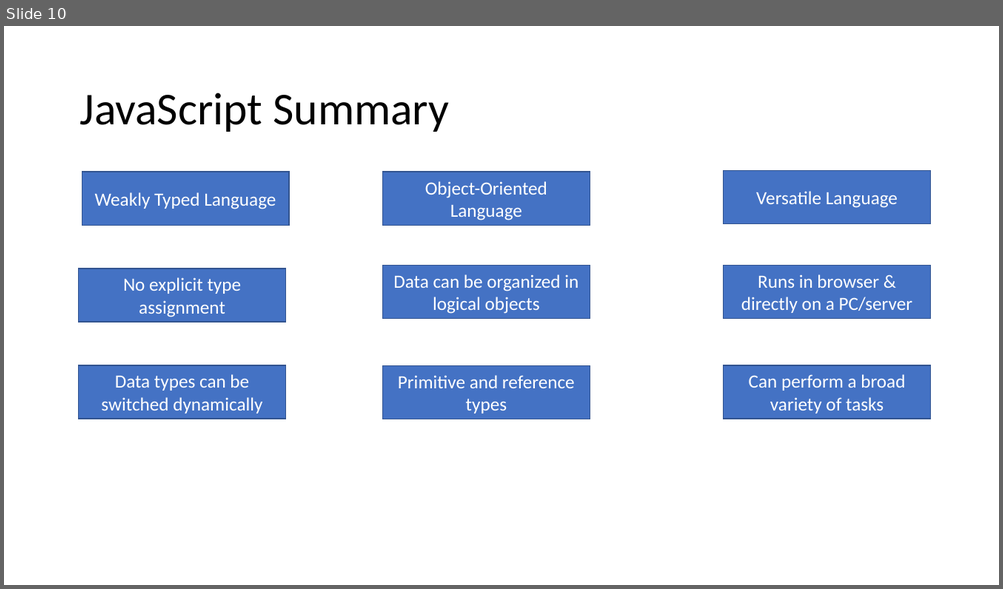
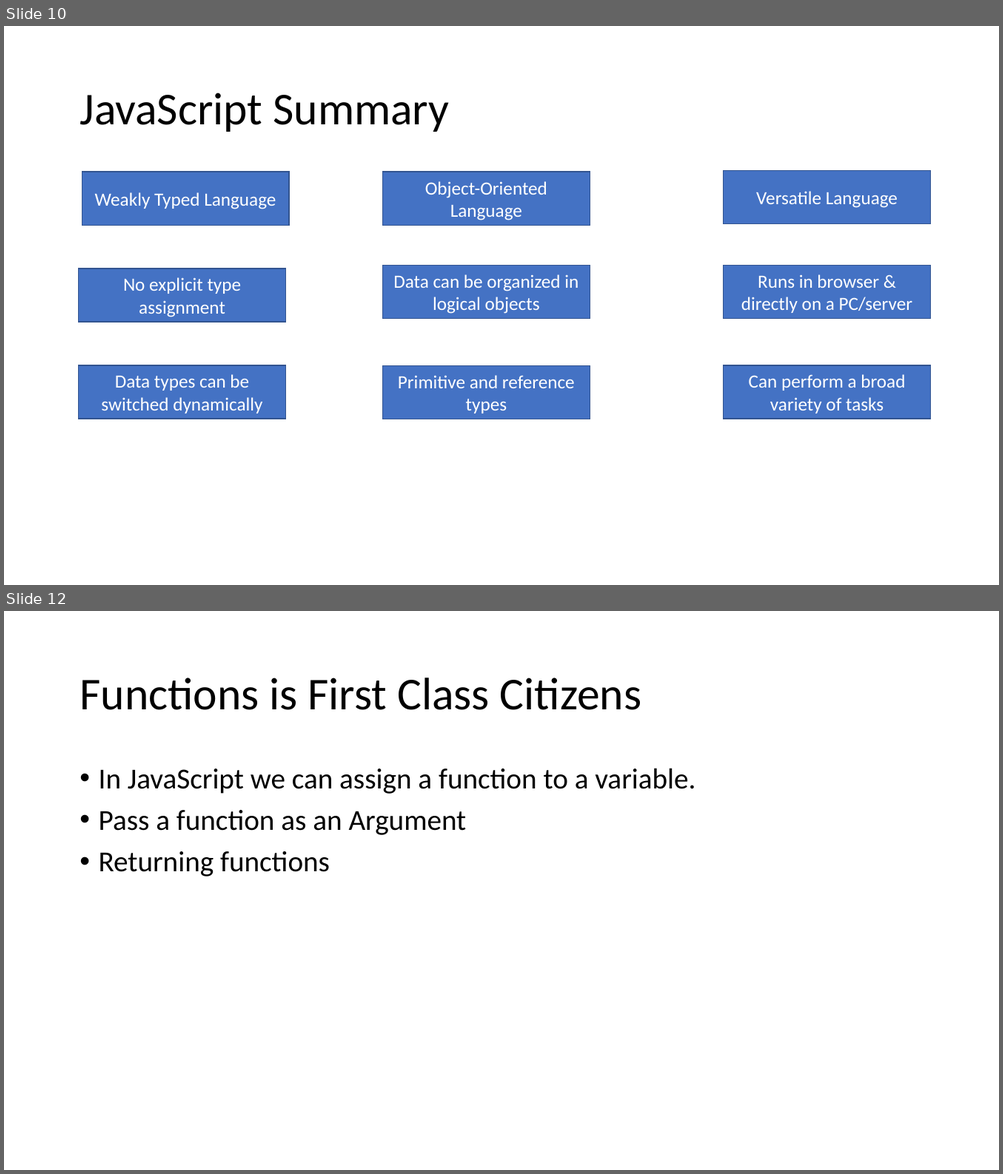
Before and after one commit to PiyushChaturvedii/Batch04, a slide deck: What is Node.pptx. Shown one above the other, each under a label of ours: slide 10 before the commit, slides 10 and 12 after it; the slides between them are not shown. The pictures are 1003x589 and 1003x1174 pixels, drawn with LibreOffice and Linux fonts; fonts in the diff are those of the drawing. Boxes give left, top, right and bottom in pixels: in the first picture for what was removed or moved away, otherwise in the second. Text is boxed around its words. In the diff, an @@ line names an element or a change of style, - is before the commit and + after.

```diff
--- a/What is Node.pptx
+++ b/What is Node.pptx
@@ slide 12 added at <box>4,611,999,1170</box>, background #FFFFFF @@
@@ title added at <box>79,678,641,710</box>, 44 pt, text #000000 @@
+Functions is First Class Citizens
@@ text added at <box>99,768,695,877</box>, 28 pt, text #000000 @@
+• In JavaScript we can assign a function to a variable.
+• Pass a function as an Argument
+• Returning functions
```
Also in this commit, not shown: 1 slide changed, 4 other slides added, 1 slide removed, 2 other files.
